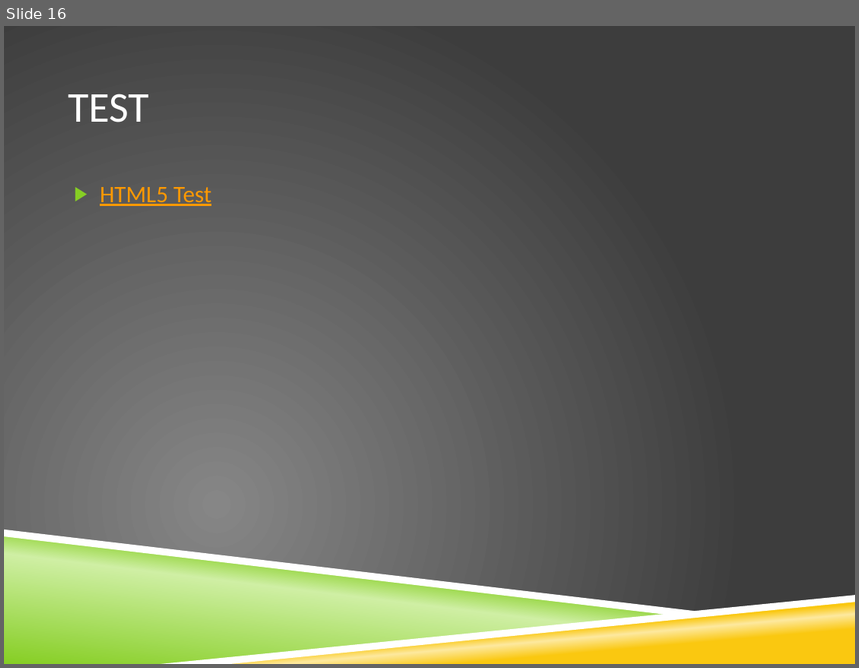
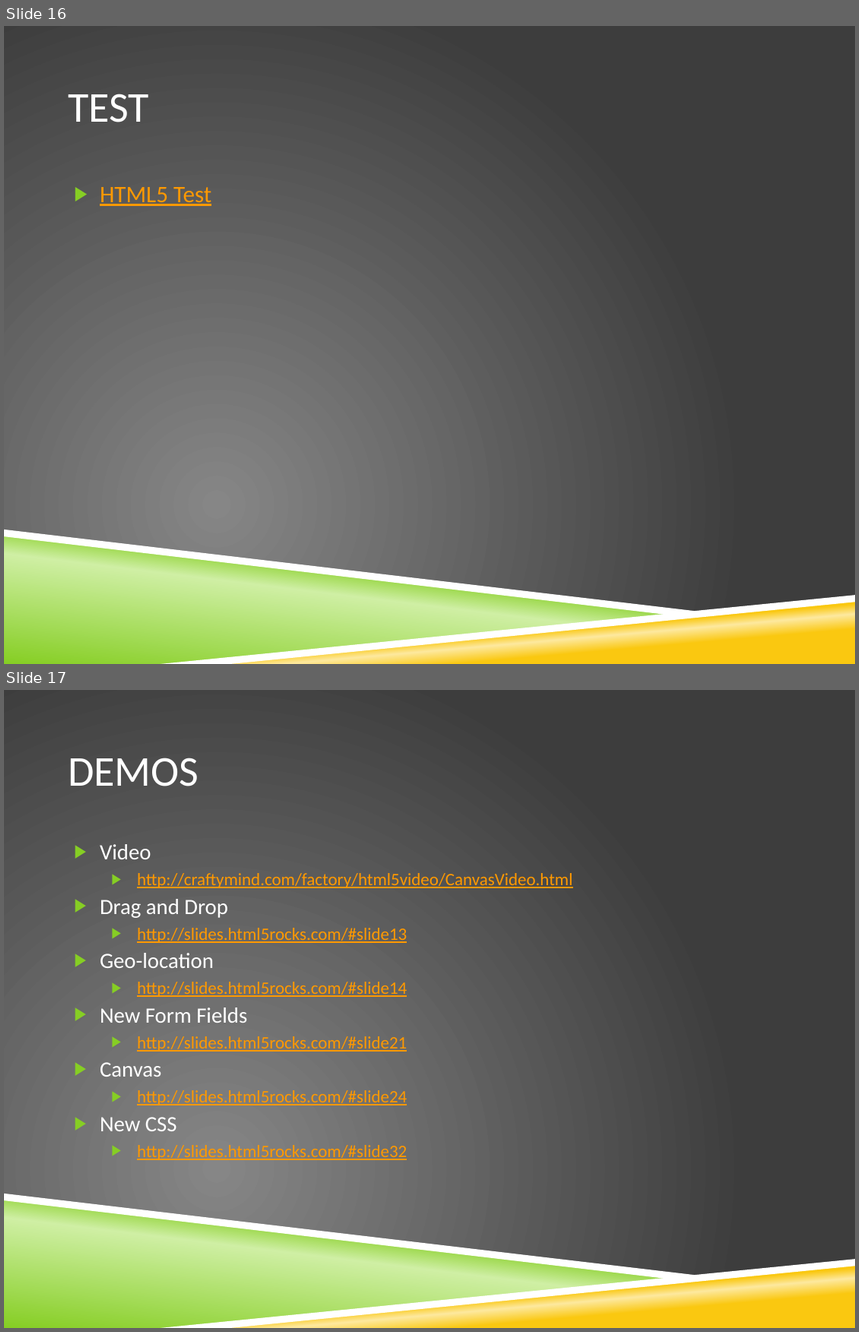
Before and after one commit to richardallred/523RPG, a slide deck: HTML 5.pptx. Shown one above the other, each under a label of ours: slide 16 before the commit, slides 16 and 17 after it. The pictures are 859x668 and 859x1332 pixels, drawn with LibreOffice and Linux fonts; fonts in the diff are those of the drawing; background and template pictures are left out. Boxes give left, top, right and bottom in pixels: in the first picture for what was removed or moved away, otherwise in the second. Text is boxed around its words. In the diff, an @@ line names an element or a change of style, - is before the commit and + after.

Commit message:
Added demos

```diff
--- a/HTML 5.pptx
+++ b/HTML 5.pptx
@@ slide 17 added at [4,690,855,1328], background picture (left out); not listed: 4 template elements that a slide beside it also shows @@
@@ title added at [68,758,199,787], 36 pt, text #FFFFFF @@
+DEMOS
@@ text added at [100,844,573,1160], 14.8 pt, text #FF9900, underline @@
+▶ Video
+  ▶ http://craftymind.com/factory/html5video/CanvasVideo.html
+▶ Drag and Drop
+  ▶ http://slides.html5rocks.com/#slide13
+▶ Geo-location
+  ▶ http://slides.html5rocks.com/#slide14
+▶ New Form Fields
+  ▶ http://slides.html5rocks.com/#slide21
+▶ Canvas
+  ▶ http://slides.html5rocks.com/#slide24
+▶ New CSS
+  ▶ http://slides.html5rocks.com/#slide32
```
Also in this commit, not shown: 1 slide changed.
